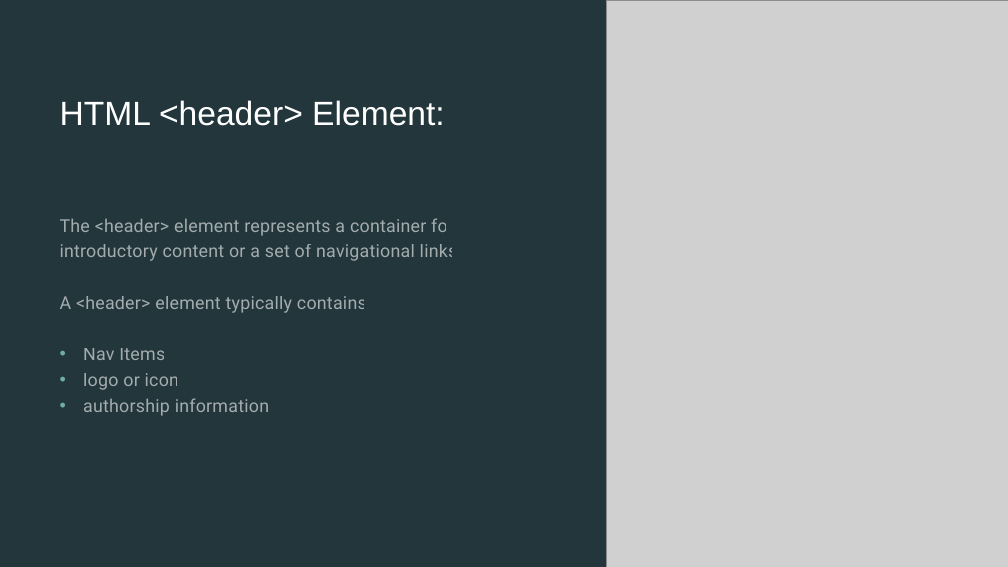
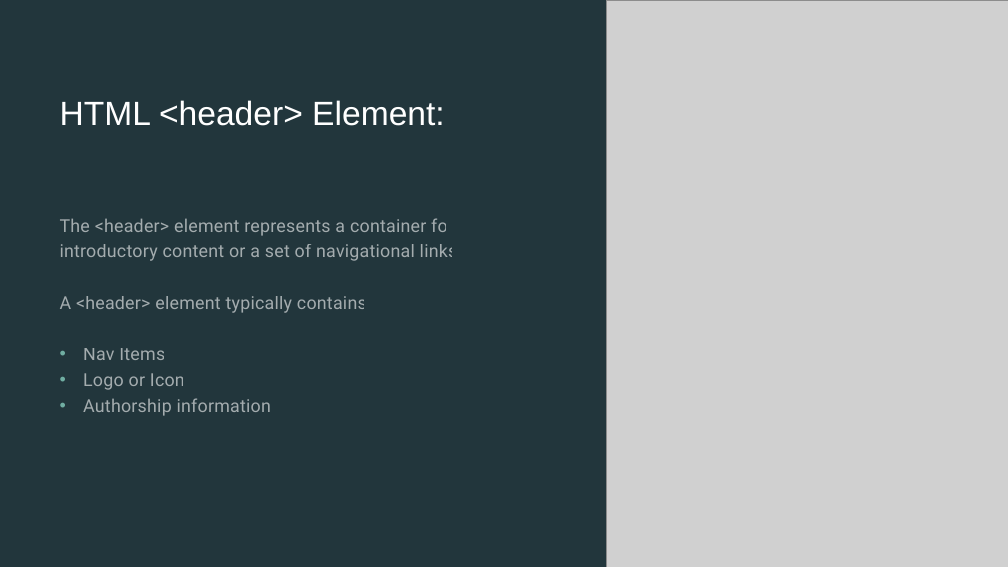
Before and after one commit to Vignes07/GITHUB-VignesKumarRaj_SCIFOR, a slide deck: slide 7 of Presentation/Presentation.pptx. Drawn at 1008x567 pixels with LibreOffice and Linux fonts; fonts in the diff are those of the drawing; grey boxes stand for pictures. Boxes give left, top, right and bottom in pixels: in the first picture for what was removed or moved away, otherwise in the second. Text is boxed around its words. In the diff, an @@ line names an element or a change of style, - is before the commit and + after.

```diff
--- a/Presentation/Presentation.pptx
+++ b/Presentation/Presentation.pptx
@@ text at (83, 373, 276, 416): text changed @@
-• logo or icon
-• authorship information.
+• Logo or Icon
+• Authorship information.
```
Also in this commit, not shown: 1 other slide changed.
